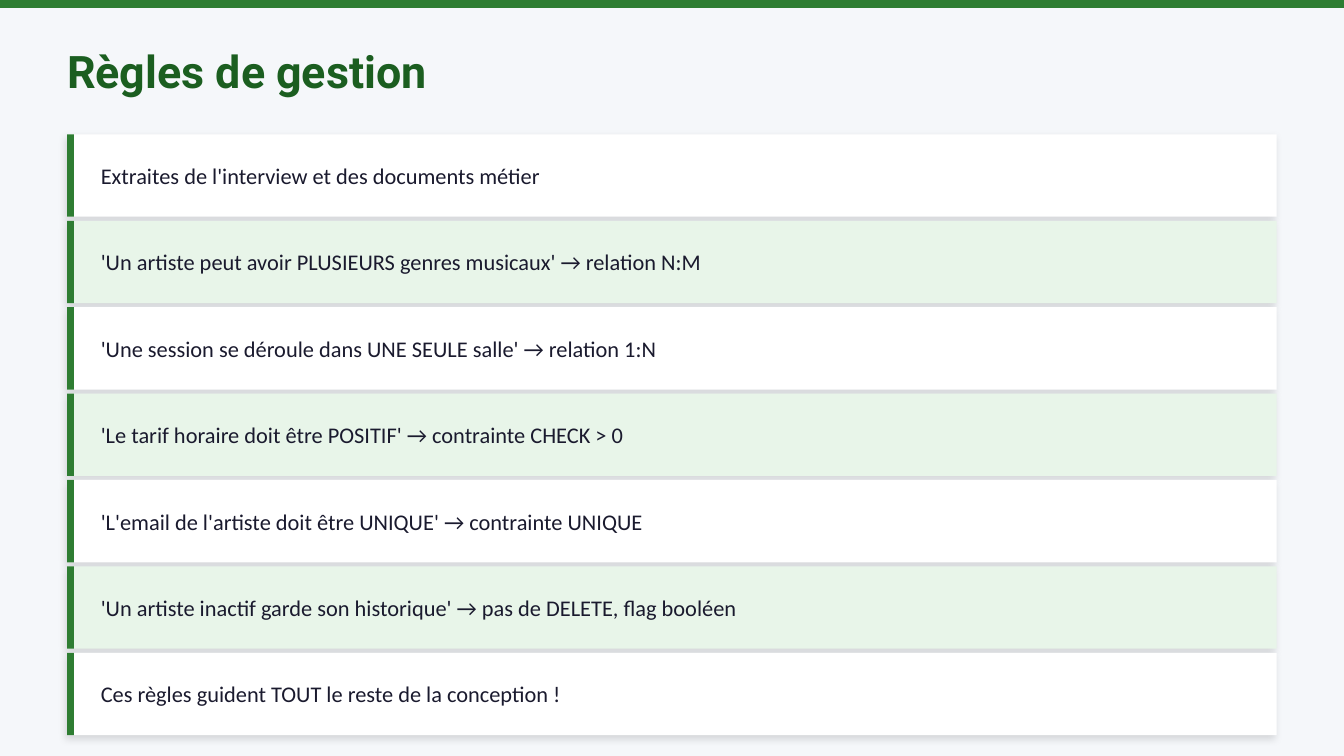
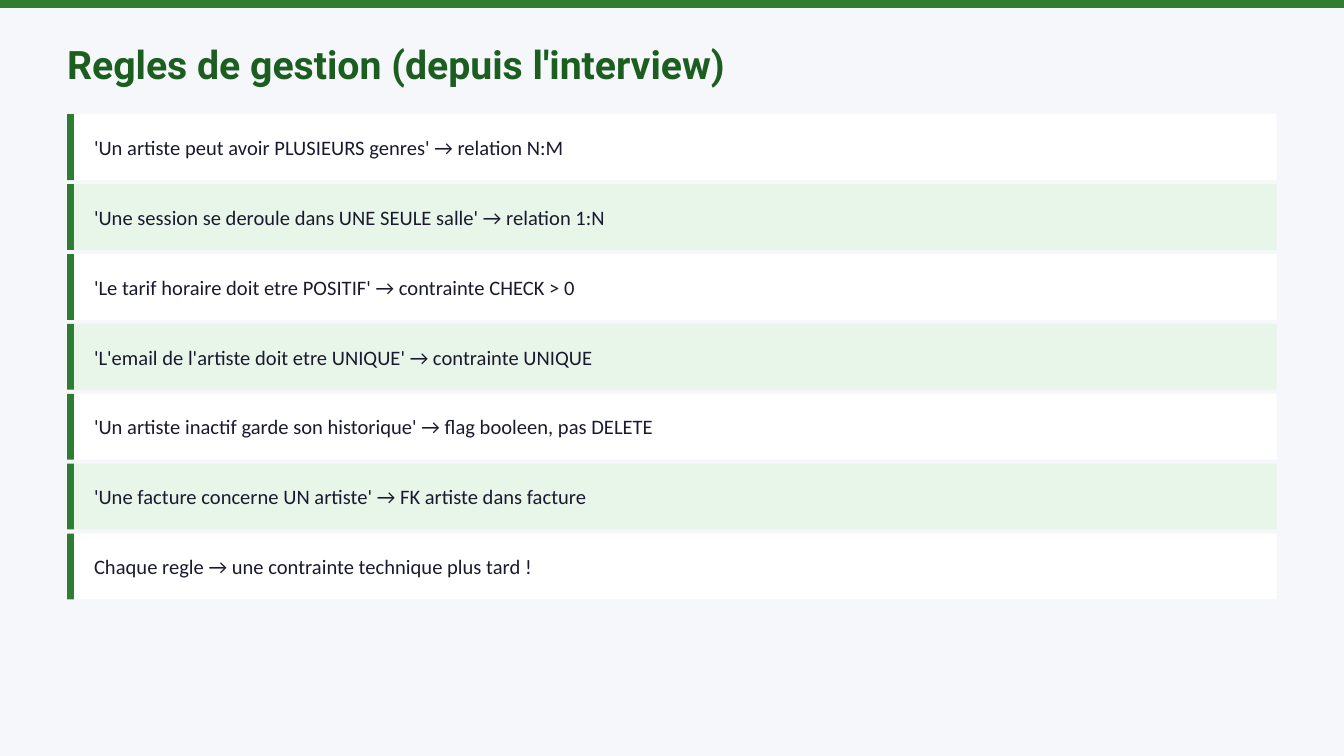
Before and after one commit to mbiTati/unit4_gamifie, a slide deck: slide 9 of pptx/Module03_Dictionnaire_des_données.pptx (slide 6 before the commit). Drawn at 1344x756 pixels with LibreOffice and Linux fonts; fonts in the diff are those of the drawing. Boxes give left, top, right and bottom in pixels: in the first picture for what was removed or moved away, otherwise in the second. Text is boxed around its words. In the diff, an @@ line names an element or a change of style, - is before the commit and + after.

```diff
--- a/pptx/Module03_Dictionnaire_des_données.pptx
+++ b/pptx/Module03_Dictionnaire_des_données.pptx
@@ text at box(67, 48, 725, 88): text changed; size 24 to 21 pt @@
-Règles de gestion
+Regles de gestion (depuis l'interview)
@@ rectangle: place and size @@
-rectangle at box(67, 134, 1277, 216)
+rectangle at box(67, 114, 1277, 180)
@@ rectangle: place and size @@
-rectangle at box(67, 134, 74, 216)
+rectangle at box(67, 114, 74, 180)
@@ text at box(94, 140, 563, 159): text changed; size 12 to 11 pt @@
-'Un artiste peut avoir PLUSIEURS genres musicaux' → relation N:M
+'Un artiste peut avoir PLUSIEURS genres' → relation N:M
@@ text removed at box(101, 168, 539, 184) @@
-Extraites de l'interview et des documents métier
@@ rectangle: place and size @@
-rectangle at box(67, 220, 1277, 302)
+rectangle at box(67, 184, 1277, 250)
@@ rectangle: place and size @@
-rectangle at box(67, 220, 74, 302)
+rectangle at box(67, 184, 74, 250)
@@ text at box(94, 210, 604, 225): text changed; size 12 to 11 pt @@
-'Une session se déroule dans UNE SEULE salle' → relation 1:N
+'Une session se deroule dans UNE SEULE salle' → relation 1:N
@@ rectangle: place and size @@
-rectangle at box(67, 308, 1277, 390)
+rectangle at box(67, 254, 1277, 320)
@@ rectangle: place and size @@
-rectangle at box(67, 308, 74, 390)
+rectangle at box(67, 254, 74, 320)
@@ text at box(94, 280, 574, 295): text changed; size 12 to 11 pt @@
-'Le tarif horaire doit être POSITIF' → contrainte CHECK > 0
+'Le tarif horaire doit etre POSITIF' → contrainte CHECK > 0
@@ rectangle: place and size @@
-rectangle at box(67, 394, 1277, 476)
+rectangle at box(67, 324, 1277, 390)
@@ rectangle: place and size @@
-rectangle at box(67, 394, 74, 476)
+rectangle at box(67, 324, 74, 390)
@@ text at box(94, 350, 592, 368): text changed; size 12 to 11 pt @@
-'L'email de l'artiste doit être UNIQUE' → contrainte UNIQUE
+'L'email de l'artiste doit etre UNIQUE' → contrainte UNIQUE
@@ rectangle: place and size @@
-rectangle at box(67, 480, 1277, 562)
+rectangle at box(67, 394, 1277, 460)
@@ rectangle: place and size @@
-rectangle at box(67, 480, 74, 562)
+rectangle at box(67, 394, 74, 460)
@@ text added at box(94, 419, 652, 438), 11 pt, text #1A1A2E @@
+'Un artiste inactif garde son historique' → flag booleen, pas DELETE
@@ rectangle: place and size @@
-rectangle at box(67, 566, 1277, 648)
+rectangle at box(67, 464, 1277, 530)
@@ rectangle: place and size @@
-rectangle at box(67, 566, 74, 648)
+rectangle at box(67, 464, 74, 530)
@@ text at box(94, 489, 586, 504): text changed; size 12 to 11 pt @@
-'Un artiste inactif garde son historique' → pas de DELETE, flag booléen
+'Une facture concerne UN artiste' → FK artiste dans facture
@@ shadow off in 7 elements at box(67, 114, 1277, 180), box(67, 184, 1277, 250), box(67, 254, 1277, 320), box(67, 324, 1277, 390), box(67, 394, 1277, 460), box(67, 464, 1277, 530), box(67, 534, 1277, 599) @@
@@ rectangle: place and size @@
-rectangle at box(67, 653, 1277, 735)
+rectangle at box(67, 534, 1277, 599)
@@ rectangle: place and size @@
-rectangle at box(67, 653, 74, 735)
+rectangle at box(67, 534, 74, 599)
@@ text at box(94, 559, 520, 578): text changed; size 12 to 11 pt @@
-Ces règles guident TOUT le reste de la conception !
+Chaque regle → une contrainte technique plus tard !
```
Also in this commit, not shown: 2 other slides changed, 9 slides added, 6 slides removed, 6 other files.
